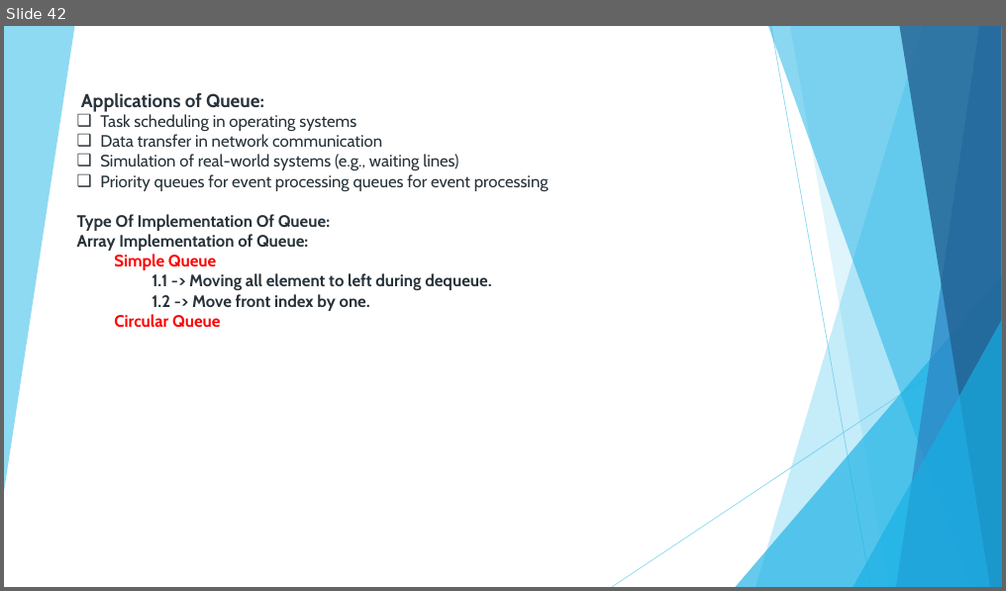
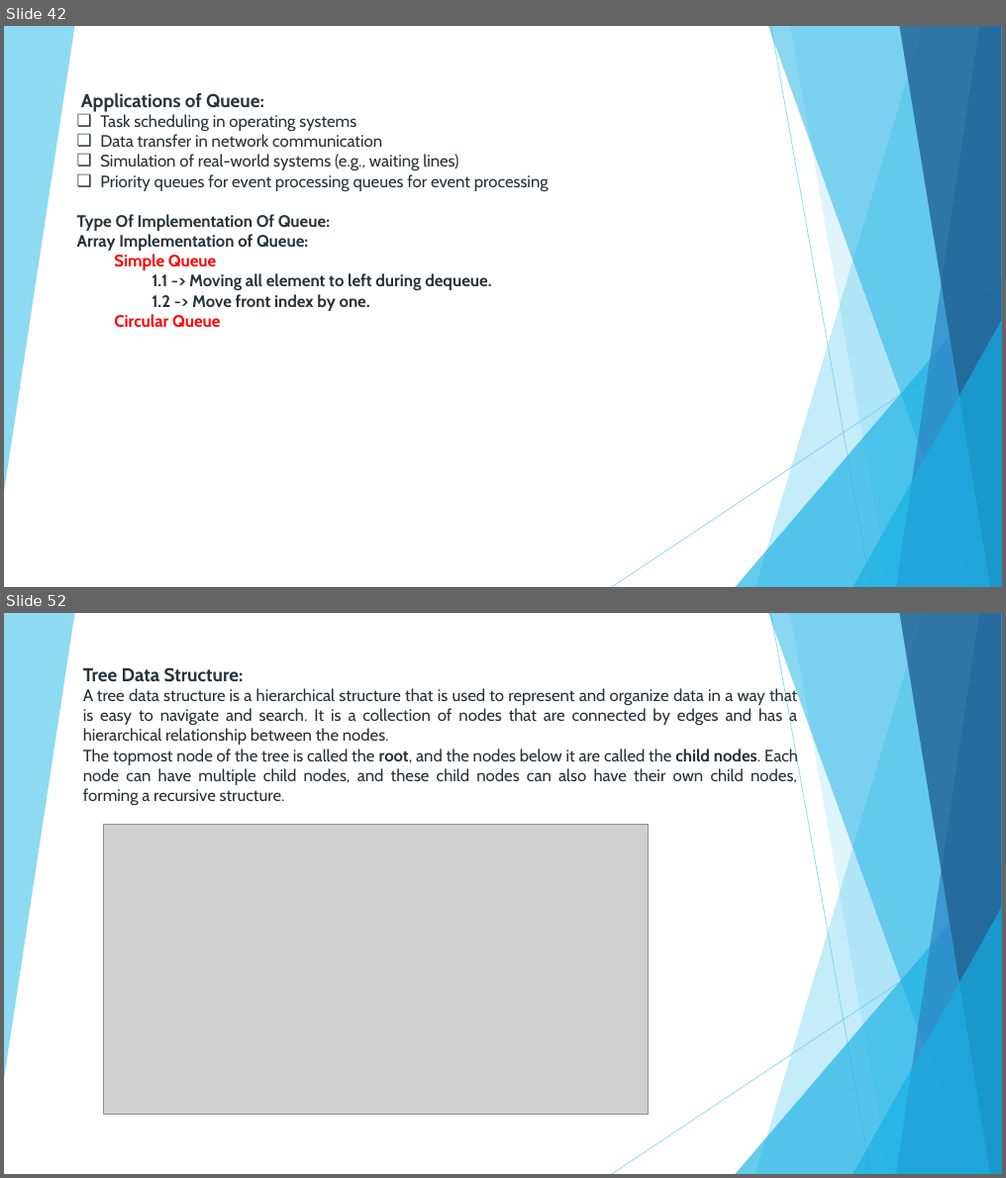
Before and after one commit to nandhakumargit/dsa, a slide deck: Notes/Data Structure and Algorithms.pptx. Shown one above the other, each under a label of ours: slide 42 before the commit, slides 42 and 52 after it; the slides between them are not shown. The pictures are 1006x591 and 1006x1178 pixels, drawn with LibreOffice and Linux fonts; fonts in the diff are those of the drawing; grey boxes stand for pictures. Boxes give left, top, right and bottom in pixels: in the first picture for what was removed or moved away, otherwise in the second. Text is boxed around its words. In the diff, an @@ line names an element or a change of style, - is before the commit and + after.

```diff
--- a/Notes/Data Structure and Algorithms.pptx
+++ b/Notes/Data Structure and Algorithms.pptx
@@ slide 52 added at [4, 613, 1002, 1174], background #FFFFFF; not listed: 10 template elements that a slide beside it also shows @@
@@ text added at [83, 667, 798, 805], 16 pt, text #273239 @@
+Tree Data Structure:
+A tree data structure is a hierarchical structure that is used to represent and organize data in a way that is easy to navigate and search. It is a collection of nodes that are connected by edges and has a hierarchical relationship between the nodes.
+The topmost node of the tree is called the root, and the nodes below it are called the child nodes. Each node can have multiple child nodes, and these child nodes can also have their own child nodes, forming a recursive structure.
@@ picture added at [104, 825, 648, 1115] @@
```
Also in this commit, not shown: 10 other slides added, 18 other files.
